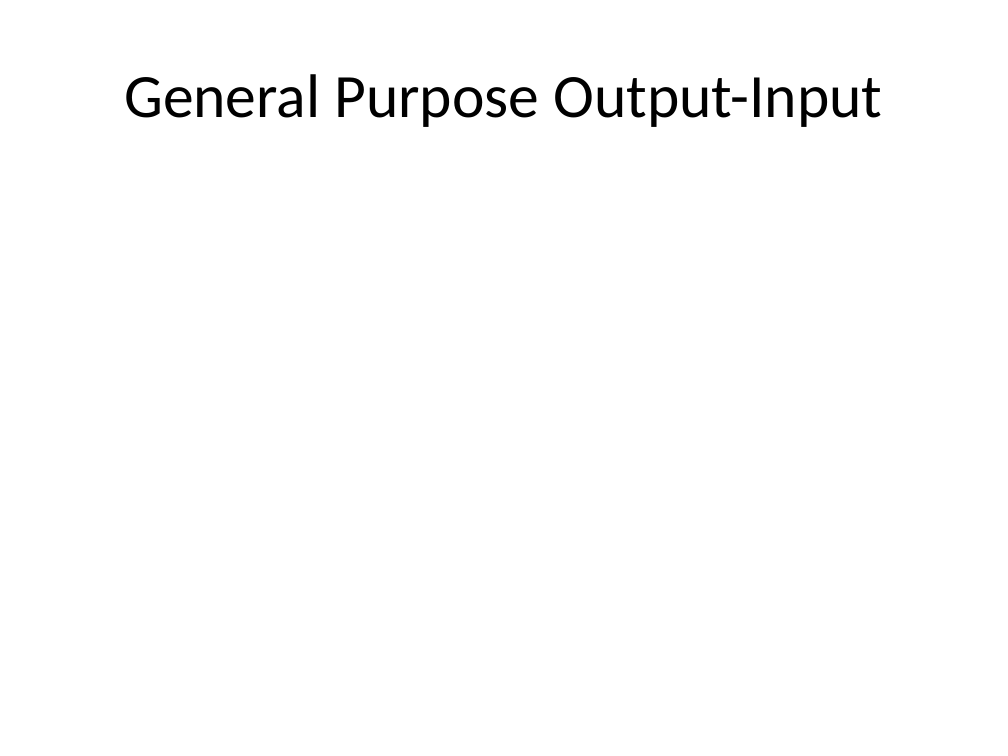
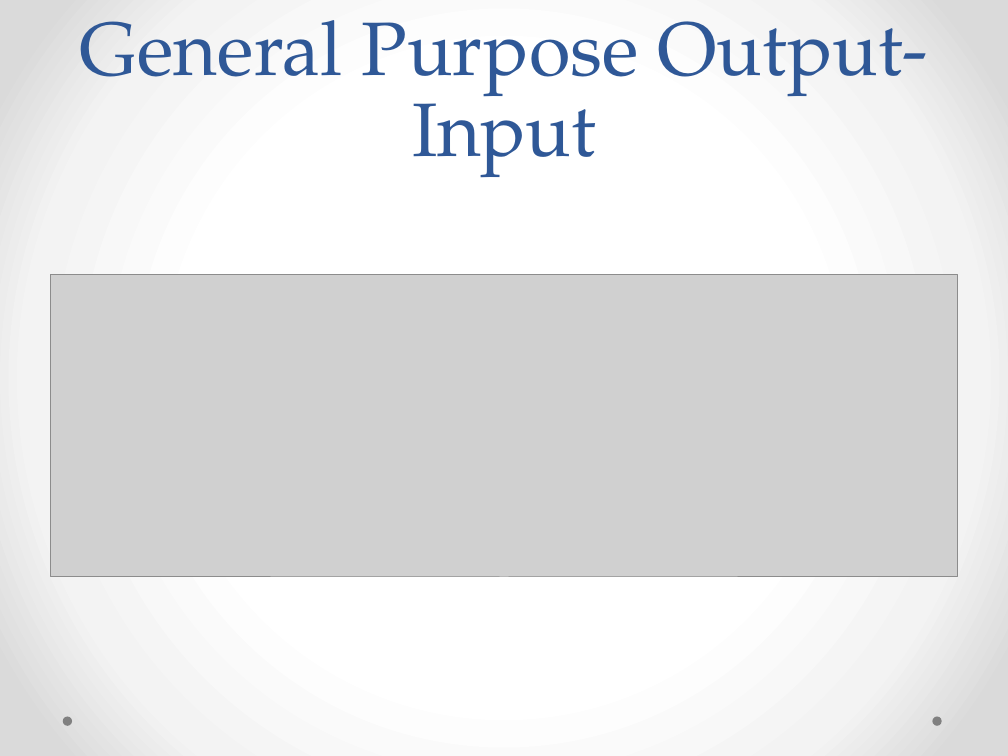
Before and after one commit to GuilleMiranda/trabajo_cooler, a slide deck: slide 5 of theCoolerPpt.pptx. Drawn at 1008x756 pixels with LibreOffice and Linux fonts; fonts in the diff are those of the drawing; grey boxes stand for pictures. Boxes give left, top, right and bottom in pixels: in the first picture for what was removed or moved away, otherwise in the second. Text is boxed around its words. In the diff, an @@ line names an element or a change of style, - is before the commit and + after.

```diff
--- a/theCoolerPpt.pptx
+++ b/theCoolerPpt.pptx
@@ background #FFFFFF to gradient #FFFFFF to #F4F4F4 to #DADADA @@
@@ title "General Purpose Output-Input": place and size @@
-title "General Purpose Output-Input" at <box>124,74,882,127</box>
+title "General Purpose Output-Input" at <box>80,20,928,178</box>
@@ title "General Purpose Output-Input" at <box>80,20,928,178</box>: size 44 to 54 pt, font Calibri to TeX Gyre Pagella, text colour #000000 to #2F5897; line spacing 1 to 58pt; vertical alignment middle to bottom @@
@@ picture added at <box>50,274,958,577</box> @@
@@ ellipse added at <box>62,717,72,726</box>, fill #808080 @@
@@ ellipse added at <box>932,717,941,726</box>, fill #808080 @@
```
Also in this commit, not shown: 5 other slides changed, 1 slide added, 1 slide removed.
